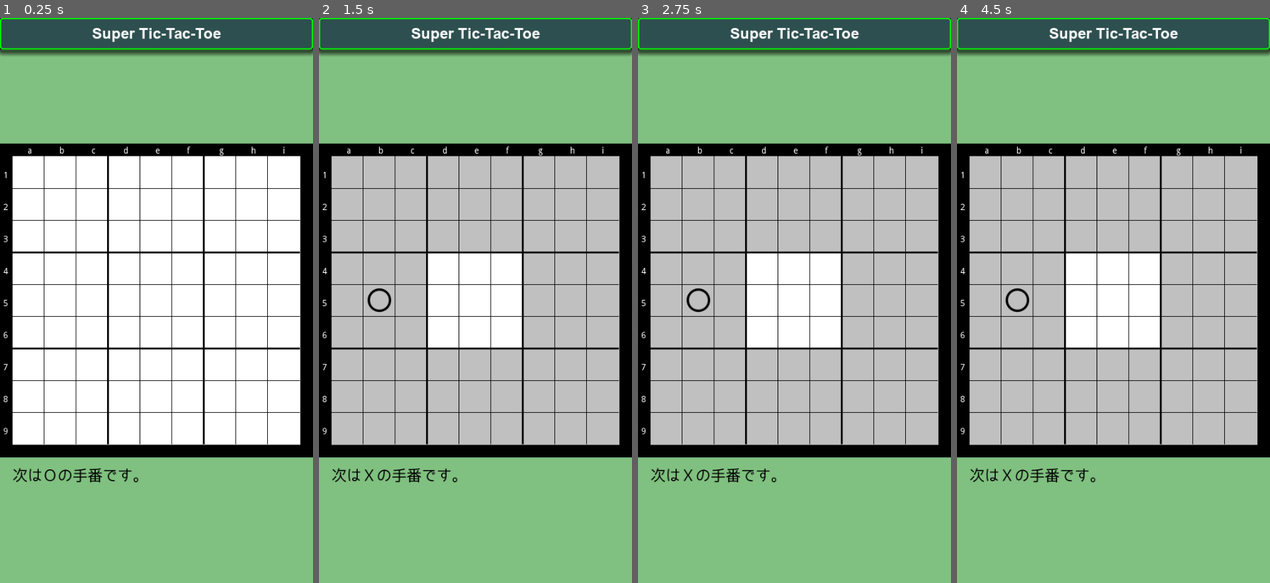
Above: before the commit, frames 1-4 (left to right).
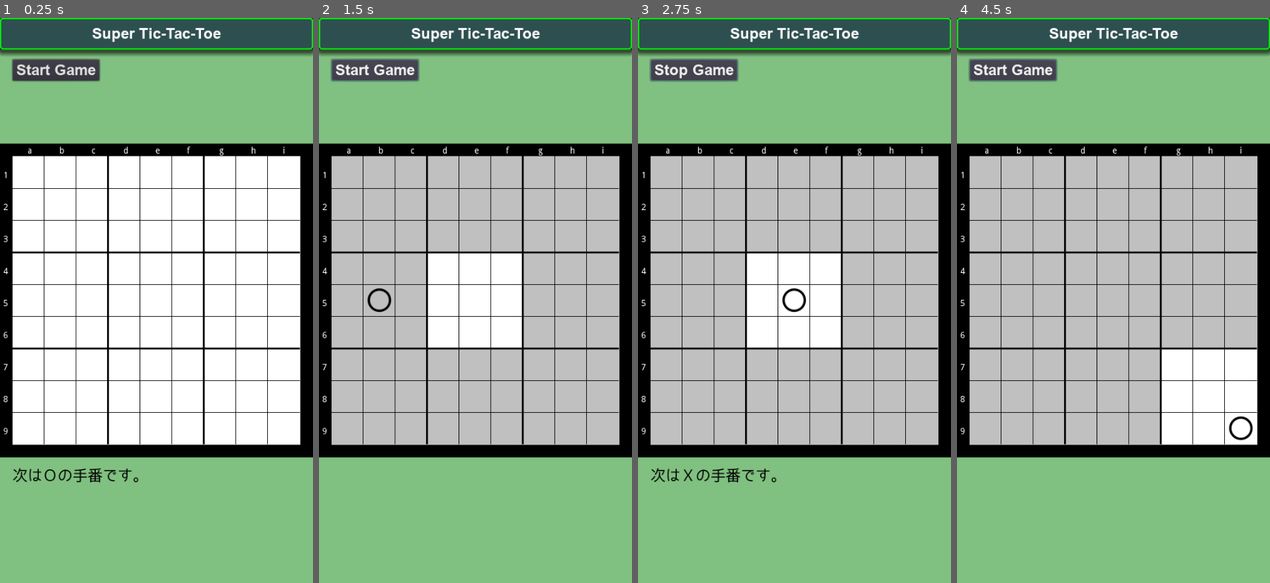
Above: after the commit, the same moments.

Repository: vivisuke/SuperTicTacToe
Game: Godot game, scene res://MainScene.tscn
The game is run twice, just before and just after one commit, with the same random seed, the same clock (stepped at 60 frames per second) and the same inputs.
Inputs (mouse positions are in pixels of both pictures, inside the frame that each line leads up to):
- Up to frame 1 (0.25 s): no input
- Up to frame 2 (1.5 s): click (375, 68) at 0.5 s, where only the run after the commit has a clickable "Start Game"; click (375, 68) at 1.25 s, where only the run after the commit has a clickable "Stop Game"
- Up to frame 3 (2.75 s): click (694, 68) at 2 s, where only the run after the commit has a clickable "Start Game"
- Up to frame 4 (4.5 s): click (1013, 68) at 2.75 s, where only the run after the commit has a clickable "Stop Game"; click (1013, 68) at 3.5 s, where only the run after the commit has a clickable "Start Game"; click (1013, 68) at 4.25 s, where only the run after the commit has a clickable "Stop Game"

The runs differ from the first frame. In frame 1, 1.2% of the frame differs, in the area x 3-33%, y 7-12%; in frame 2, 1.5%; in frame 3, 1.4%; in frame 4, 12%, in the area x 3-96%, y 7-83%.

Commit message:
0009 ◎ C 12/27 12/30 0.001│ToDo│【Start Game】ボタン設置 0010 ◎ C 12/27 12/30 0.001│ToDo│【Start Game】ボタン押下→人間 vs ランダム

Diff:
--- a/SuperTicTacToe/MainScene.tscn
+++ b/SuperTicTacToe/MainScene.tscn
@@ -96,6 +96,10 @@
 size = 24
 font_data = ExtResource( 10 )
 
+[sub_resource type="DynamicFont" id=6]
+size = 24
+font_data = ExtResource( 2 )
+
 [node name="MainScene" type="Node2D"]
 script = ExtResource( 11 )
 
@@ -160,3 +164,13 @@
 custom_colors/font_color = Color( 0, 0, 0, 1 )
 custom_fonts/font = SubResource( 5 )
 text = "次は○の手番です。"
+
+[node name="StartStopButton" type="Button" parent="."]
+margin_left = 20.0
+margin_top = 66.0
+margin_right = 103.0
+margin_bottom = 86.0
+custom_fonts/font = SubResource( 6 )
+text = "Start Game"
+
+[connection signal="pressed" from="StartStopButton" to="." method="_on_StartStopButton_pressed"]
--- a/SuperTicTacToe/scripts/MainScene.gd
+++ b/SuperTicTacToe/scripts/MainScene.gd
@@ -17,7 +17,7 @@
 var put_pos = [-1, -1]			# 直前着手位置
 var AI_thinking = false
 var waiting = 0;				# ウェイト中カウンタ
-var in_game = false				# ゲーム中
+var game_started = false				# ゲーム中
 var next_color = MARU
 var maru_player = AI
 var batsu_player = HUMAN
@@ -100,7 +100,7 @@
 func _process(delta):
 	if waiting > 0:
 		waiting -= 1
-	elif in_game && !AI_thinking && next_color == MARU:
+	elif game_started && !AI_thinking && next_color == MARU:
 		AI_thinking = true
 		put_pos = AI_think_random()
 		print("AI put ", put_pos)
@@ -125,9 +125,9 @@
 			pressedPos = pos
 		elif pos == pressedPos:
 			print("released")
-			if n_put == 0:
-				in_game = true
-				return
+			#if n_put == 0:
+			#	game_started = true
+			#	return
 			if pos.x < 0 || pos.x >= N_HORZ || pos.y < 0 || pos.y > N_VERT: return
 			if !is_empty(pos.x, pos.y): return
 			var gx = int(pos.x) / 3
@@ -140,3 +140,15 @@
 			update_next_label()
 			waiting = WAIT
 	pass
+
+
+func _on_StartStopButton_pressed():
+	game_started = !game_started
+	if game_started:
+		init_board()
+		$StartStopButton.text = "Stop Game"
+		$MessLabel.text = "次の手番はＯです。"
+	else:
+		$StartStopButton.text = "Start Game"
+		$MessLabel.text = ""
+	pass # Replace with function body.
Not shown: 1 places in SuperTicTacToe/MainScene.tscn that only renumber resources
Not shown, changed: SuperTicTacToe.spr
